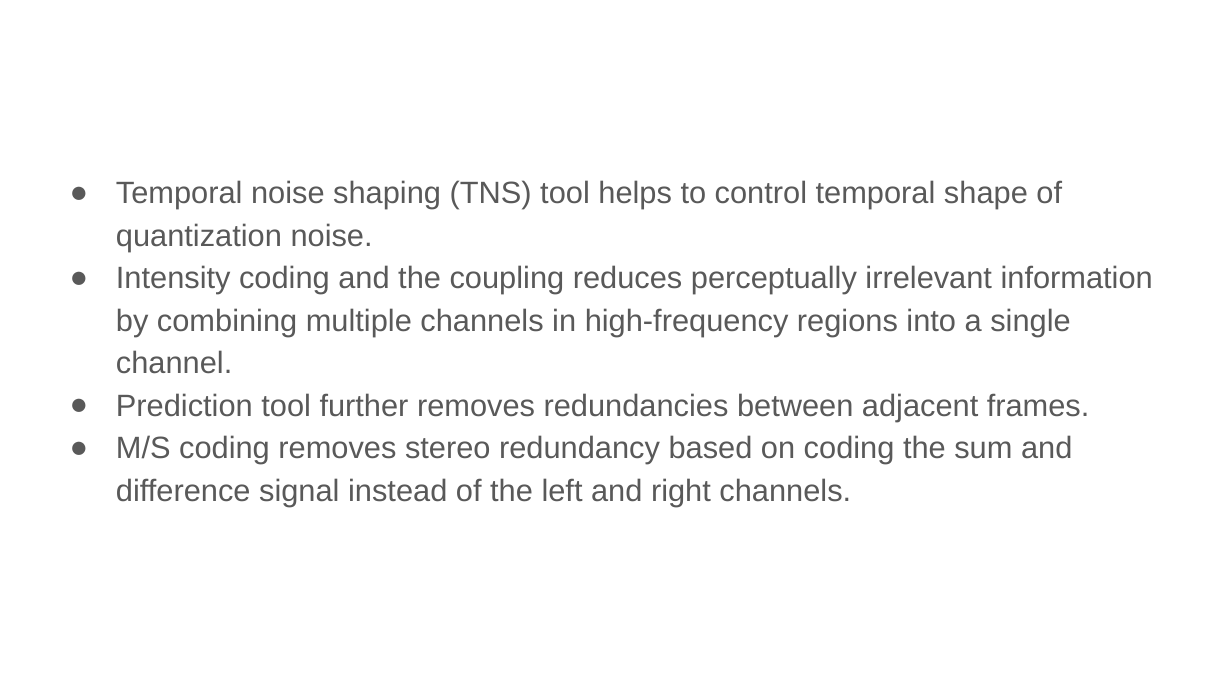
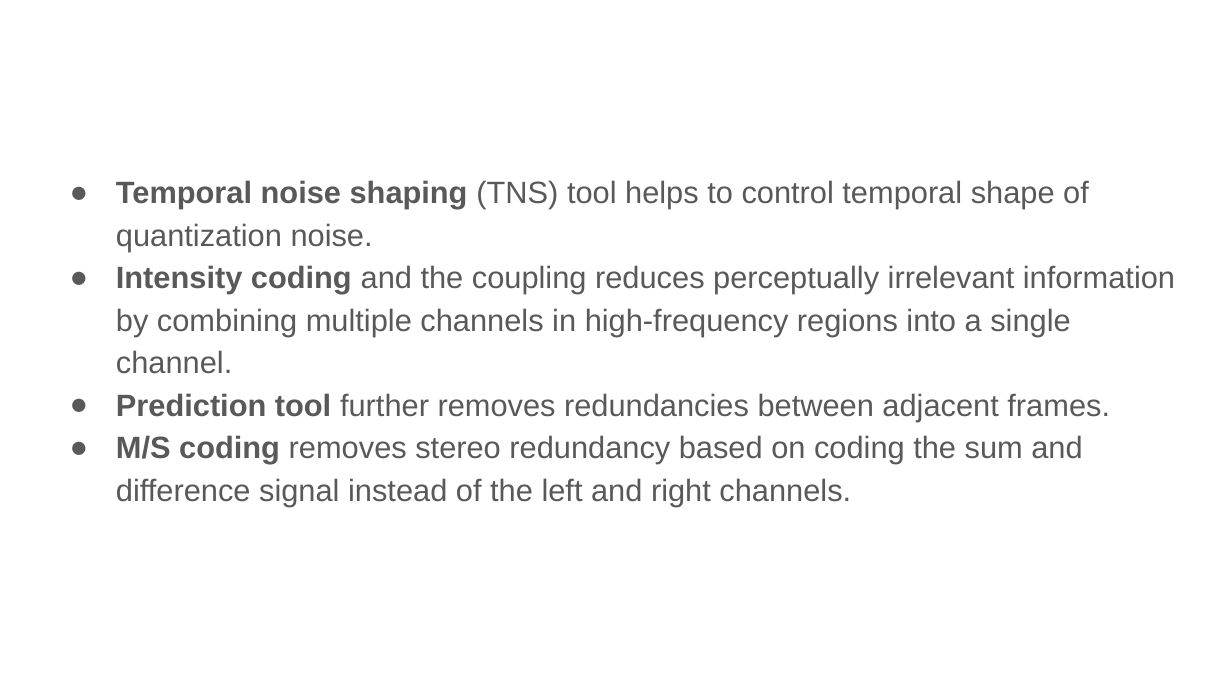
Before and after one commit to xserra/audio-coding-materials, a slide deck: slide 13 of lectures/5. Audio coding standards.pptx. Drawn at 1232x693 pixels with LibreOffice and Linux fonts; fonts in the diff are those of the drawing. Boxes give left, top, right and bottom in pixels: in the first picture for what was removed or moved away, otherwise in the second. Text is boxed around its words. In the diff, an @@ line names an element or a change of style, - is before the commit and + after.

Commit message:
changed smoe slides, specially the ones on loss-less coding, and added ffmpeg

```diff
--- a/lectures/5. Audio coding standards.pptx
+++ b/lectures/5. Audio coding standards.pptx
@@ text "Temporal noise shaping (TNS) tool ..." at [116,180,1175,506]: bold on in "Temporal noise shaping", "Intensity coding", "Prediction tool", "M/S coding" @@
```
Also in this commit, not shown: 6 other slides changed, 2 slides added, 1 slide removed.
